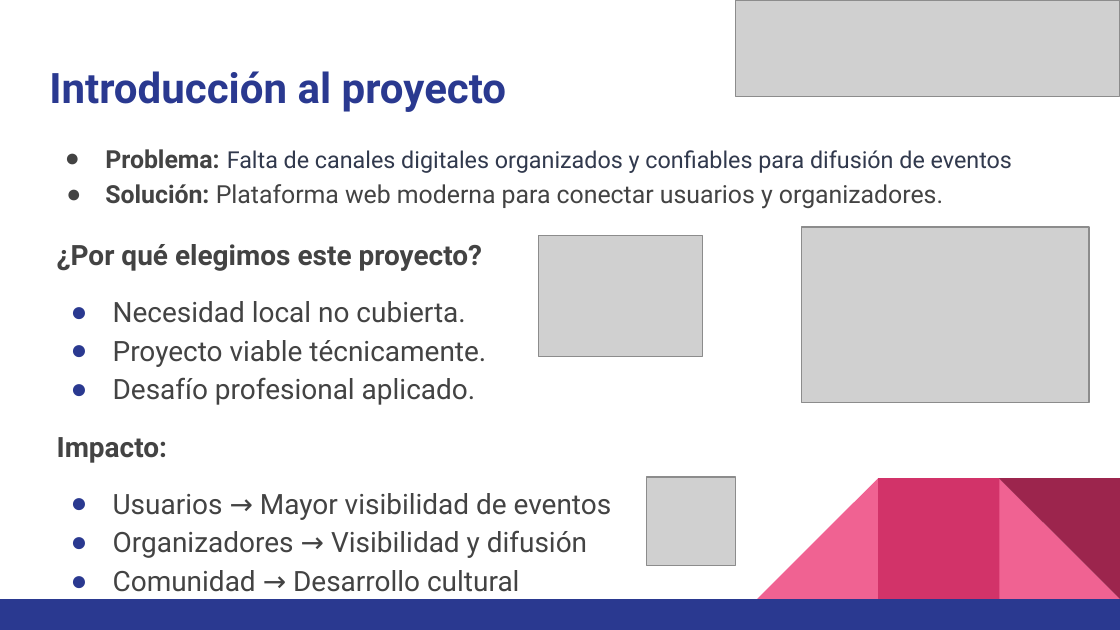
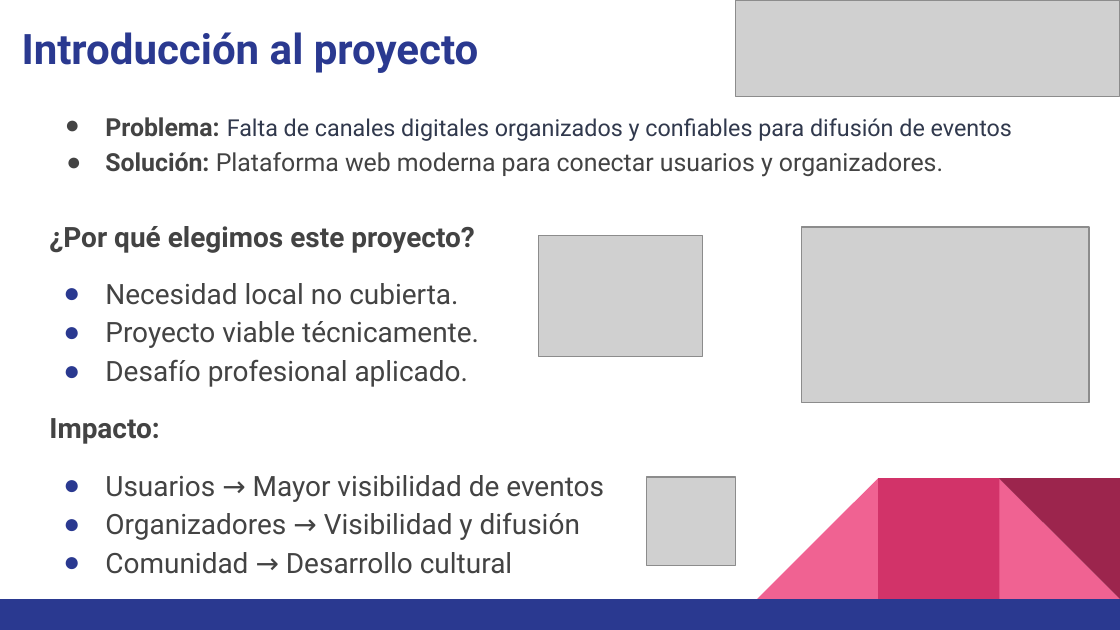
Before and after one commit to javegaf/Capstone, a slide deck: slide 3 of Fase 2/Evidencias Proyecto/Presentacion Proyecto.pptx. Drawn at 1120x630 pixels with LibreOffice and Linux fonts; fonts in the diff are those of the drawing; grey boxes stand for pictures. Boxes give left, top, right and bottom in pixels: in the first picture for what was removed or moved away, otherwise in the second. Text is boxed around its words. In the diff, an @@ line names an element or a change of style, - is before the commit and + after.

```diff
--- a/Fase 2/Evidencias Proyecto/Presentacion Proyecto.pptx
+++ b/Fase 2/Evidencias Proyecto/Presentacion Proyecto.pptx
@@ title "Introducción al proyecto": place and size @@
-title "Introducción al proyecto" at [49, 71, 506, 112]
+title "Introducción al proyecto" at [22, 32, 478, 73]
@@ text "Problema: Falta de canales digitales ...": place and size @@
-text "Problema: Falta de canales digitales ..." at [105, 149, 1012, 209]
+text "Problema: Falta de canales digitales ..." at [105, 117, 1012, 177]
@@ text "¿Por qué elegimos este proyecto?": place and size @@
-text "¿Por qué elegimos este proyecto?" at [57, 244, 612, 592]
+text "¿Por qué elegimos este proyecto?" at [49, 226, 604, 574]
```
Also in this commit, not shown: 7 other slides changed, 4 slides added, 4 slides removed, 1 other file.
